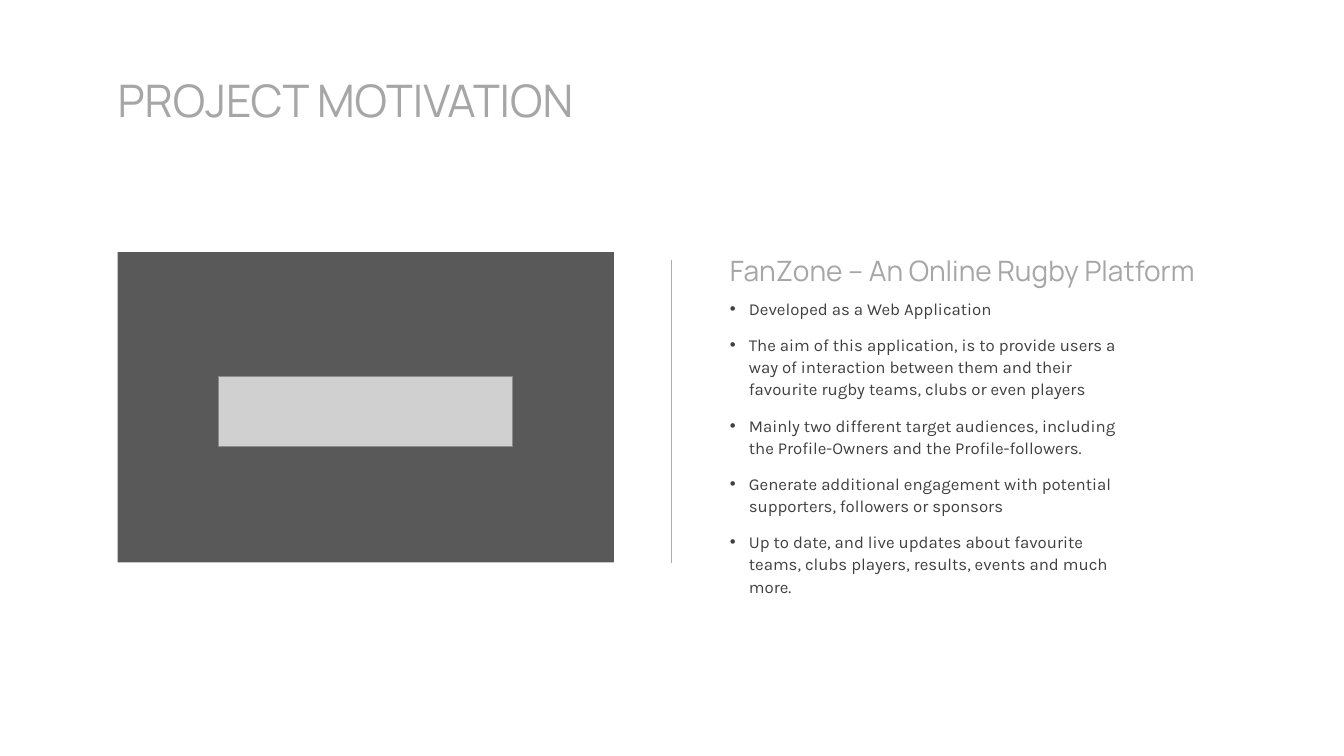
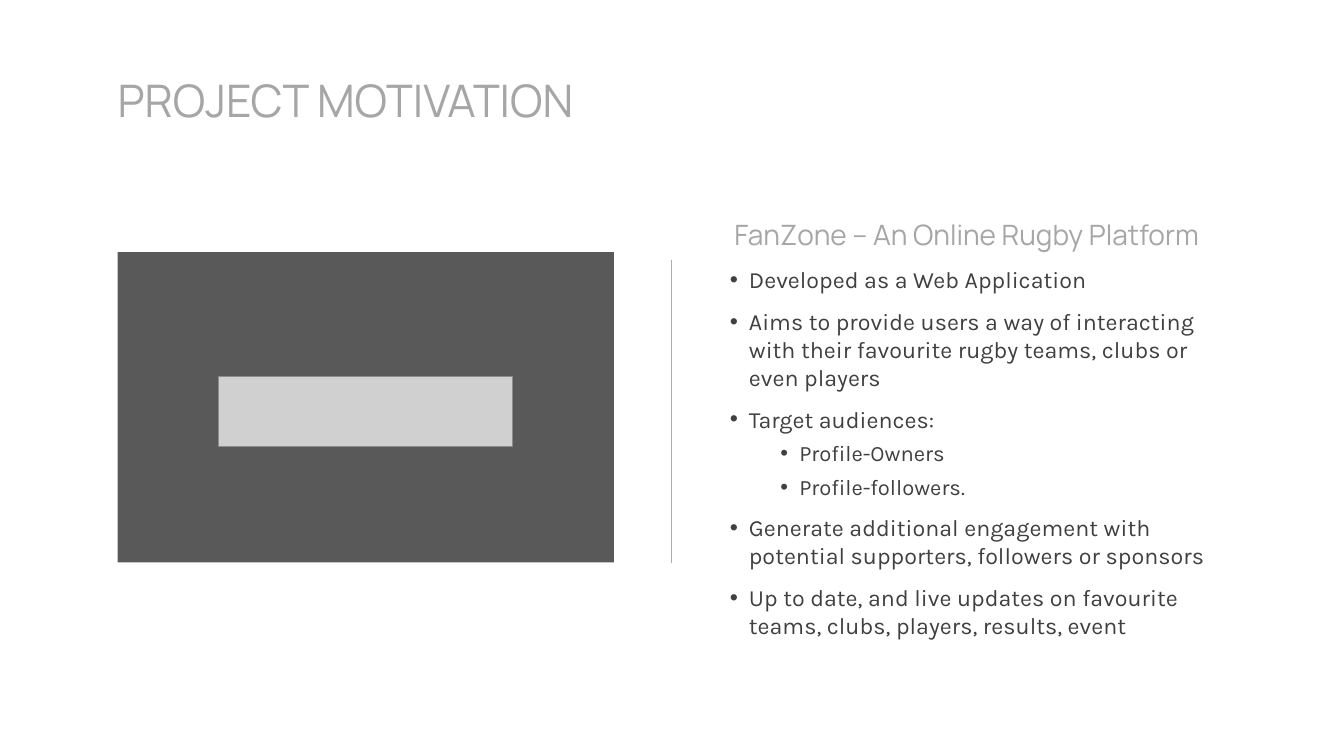
Before and after one commit to rbob96/GRNFanZone, a slide deck: slide 5 of Documentation/Demonstration/Demo - Final.pptx. Drawn at 1344x756 pixels with LibreOffice and Linux fonts; fonts in the diff are those of the drawing; grey boxes stand for pictures. Boxes give left, top, right and bottom in pixels: in the first picture for what was removed or moved away, otherwise in the second. Text is boxed around its words. In the diff, an @@ line names an element or a change of style, - is before the commit and + after.

Commit message:
final ppt ready

```diff
--- a/Documentation/Demonstration/Demo - Final.pptx
+++ b/Documentation/Demonstration/Demo - Final.pptx
@@ text "FanZone – An Online Rugby ..." moved from (x1=730, y1=260, x2=1195, y2=288) to (x1=734, y1=224, x2=1199, y2=252) @@
@@ text "Developed as a Web Application" moved from (x1=749, y1=303, x2=1115, y2=593) to (x1=749, y1=272, x2=1204, y2=640) @@
@@ text at (x1=749, y1=272, x2=1204, y2=570): size 12 to 16.6 pt in "Developed as a Web Application", "Generate additional engagement with potential supporters, fo ..."; line spacing 1.1 to 1 @@
@@ text at (x1=749, y1=314, x2=1194, y2=496): text changed; size 12 to 16.6 pt @@
-• The aim of this application, is to provide users a way of interaction between them and their favourite rugby teams, clubs or even players
-• Mainly two different target audiences, including the Profile-Owners and the Profile-followers.
+• Aims to provide users a way of interacting with their favourite rugby teams, clubs or even players
+• Target audiences:
+  • Profile-Owners
+  • Profile-followers.
@@ text at (x1=749, y1=590, x2=1177, y2=640): text changed; size 12 to 16.6 pt @@
-• Up to date, and live updates about favourite teams, clubs players, results, events and much more.
+• Up to date, and live updates on favourite teams, clubs, players, results, event
```
Also in this commit, not shown: 2 other slides changed.
